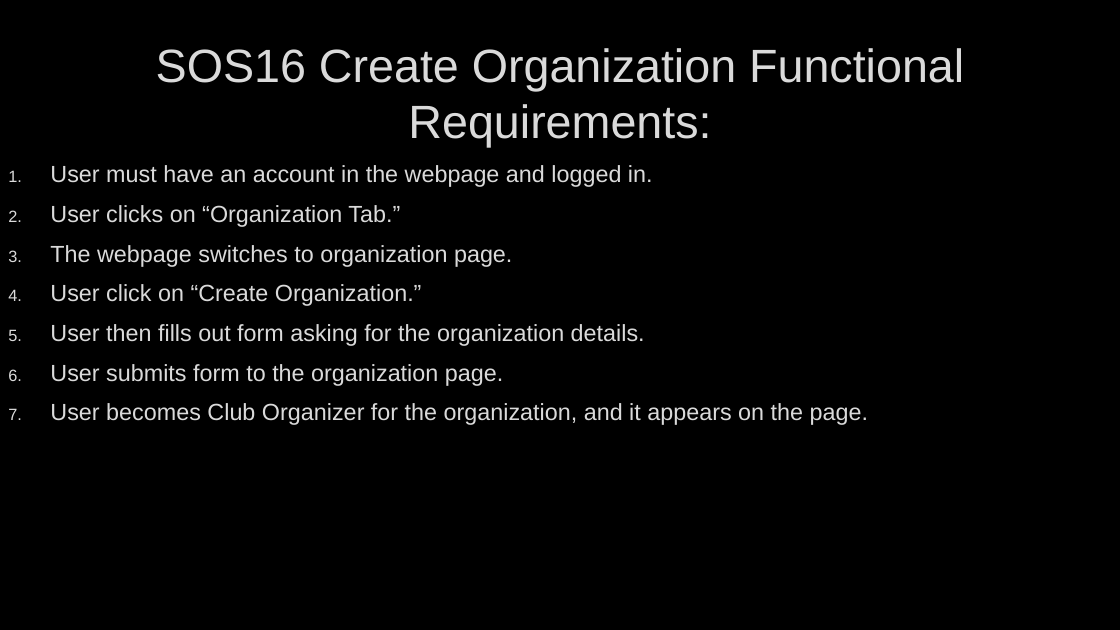
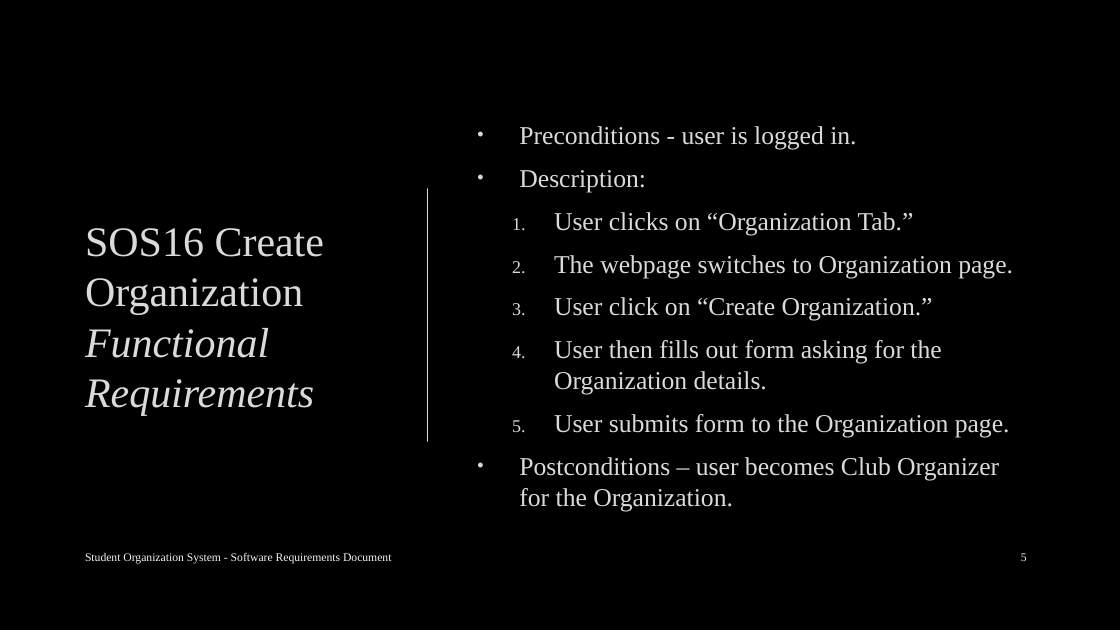
Before and after one commit to arocho032/CEN4010-Team-5, a slide deck: slide 5 of specifications/deliv1/SOS Deliverable 1 Presentation.pptx. Drawn at 1120x630 pixels with LibreOffice and Linux fonts; fonts in the diff are those of the drawing; background and template pictures are left out. Boxes give left, top, right and bottom in pixels: in the first picture for what was removed or moved away, otherwise in the second. Text is boxed around its words. In the diff, an @@ line names an element or a change of style, - is before the commit and + after.

```diff
--- a/specifications/deliv1/SOS Deliverable 1 Presentation.pptx
+++ b/specifications/deliv1/SOS Deliverable 1 Presentation.pptx
@@ text "Preconditions - user is logged ..." moved from (x1=50, y1=165, x2=868, y2=425) to (x1=519, y1=126, x2=1013, y2=511) @@
@@ text "Preconditions - user is logged ..." at (x1=519, y1=126, x2=1013, y2=511): vertical alignment top to middle @@
@@ text at (x1=519, y1=126, x2=856, y2=192): text changed; size 20 to 22 pt; font Arial to Times New Roman @@
-1. User must have an account in the webpage and logged in.
+• Preconditions - user is logged in.
+• Description:
@@ line added from (428, 189) to (428, 441), #DADADA 1.5 pt @@
@@ title at (x1=85, y1=228, x2=324, y2=415): text changed; size 40 to 36 pt; font Arial to Times New Roman @@
-SOS16 Create Organization Functional Requirements:
+SOS16 Create Organization Functional Requirements
@@ text at (x1=554, y1=212, x2=933, y2=321): size 20 to 22 pt, font Arial to Times New Roman in "User clicks on “Organization Tab.”", "User click on “Create Organization.”"; list level 1 to 2 in "User clicks on “Organization Tab.”"; list level 1 to 2 in "User click on “Create Organization.”" @@
@@ text at (x1=554, y1=255, x2=1013, y2=278): text changed; size 20 to 22 pt; font Arial to Times New Roman @@
-3. The webpage switches to organization page.
+  2. The webpage switches to Organization page.
@@ text at (x1=519, y1=340, x2=1010, y2=511): text changed; size 20 to 22 pt; font Arial to Times New Roman @@
-5. User then fills out form asking for the organization details.
-6. User submits form to the organization page.
-7. User becomes Club Organizer for the organization, and it appears on the page.
+  4. User then fills out form asking for the Organization details.
+  5. User submits form to the Organization page.
+• Postconditions – user becomes Club Organizer for the Organization.
@@ text added at (x1=85, y1=553, x2=391, y2=564), 10 pt, text #F2F2F2 @@
+Student Organization System - Software Requirements Document
@@ page number added at (x1=1021, y1=553, x2=1027, y2=561), 10 pt, text #F2F2F2 @@
+5
```
Also in this commit, not shown: 11 other slides changed, 4 slides added, 3 slides removed.
